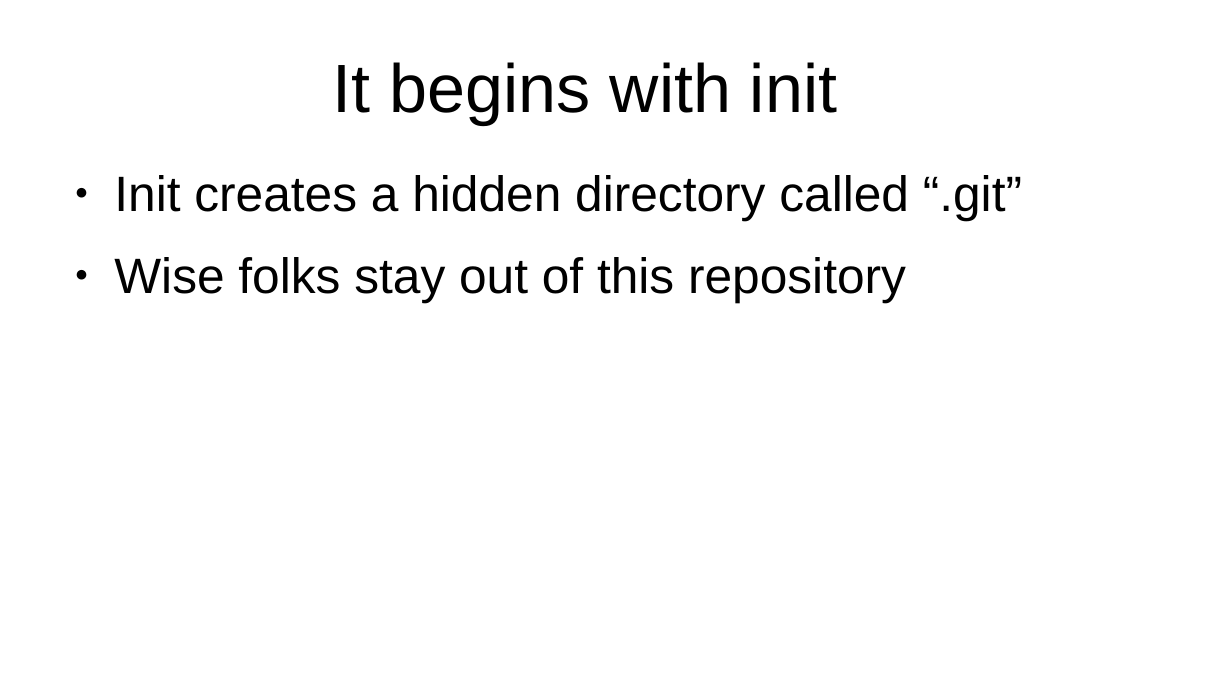
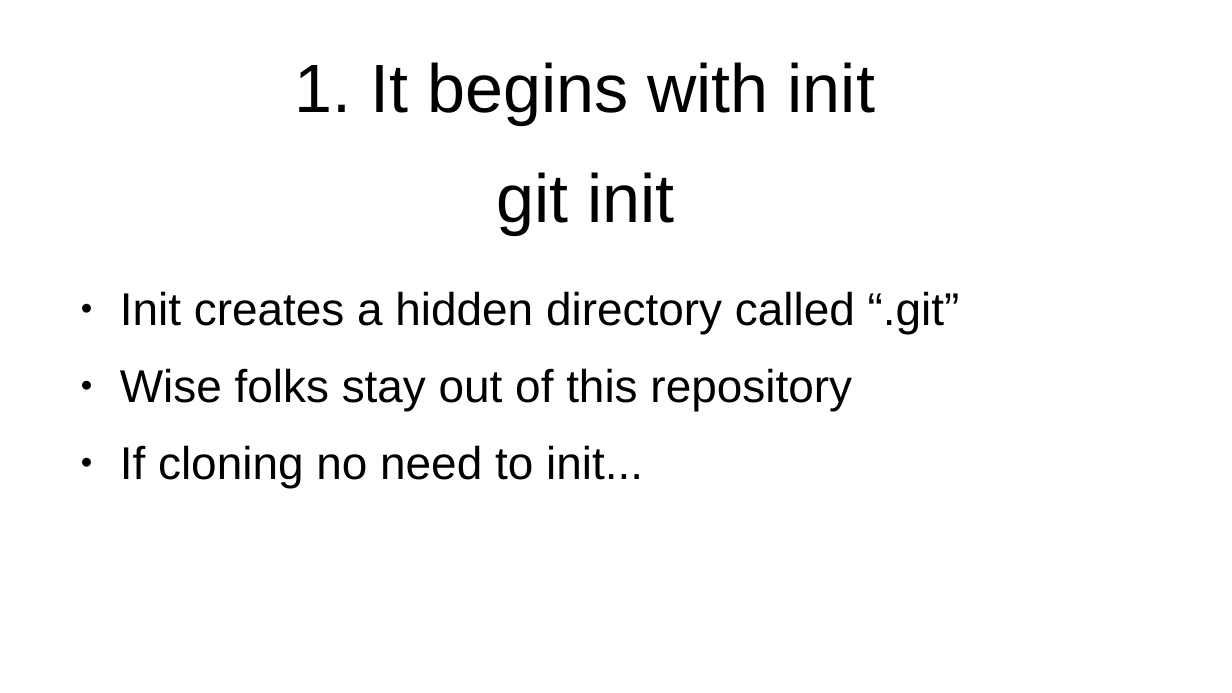
Before and after one commit to flintiii/TenStatementGit, a slide deck: slide 17 of vm_workshop_presentation.odp (slide 15 before the commit). Drawn at 1232x693 pixels with LibreOffice and Linux fonts; fonts in the diff are those of the drawing. Boxes give left, top, right and bottom in pixels: in the first picture for what was removed or moved away, otherwise in the second. Text is boxed around its words. In the diff, an @@ line names an element or a change of style, - is before the commit and + after.

```diff
--- a/vm_workshop_presentation.odp
+++ b/vm_workshop_presentation.odp
@@ title at bbox=[295, 62, 875, 125]: text changed @@
-It begins with init
+1. It begins with init
@@ title added at bbox=[496, 172, 674, 235], 44 pt, text #000000 @@
+git init
@@ text "Init creates a hidden directory ...": place and size @@
-text "Init creates a hidden directory ..." at bbox=[114, 175, 1022, 302]
+text "Init creates a hidden directory ..." at bbox=[120, 291, 960, 488]
@@ text at bbox=[120, 291, 960, 411]: size 32 to 29.6 pt in "Init creates a hidden directory called “.git”", "Wise folks stay out of this repository" @@
@@ text at bbox=[120, 445, 643, 488]: paragraph added @@
+● If cloning no need to init...
```
Also in this commit, not shown: 3 other slides changed, 13 slides added, 12 slides removed.
